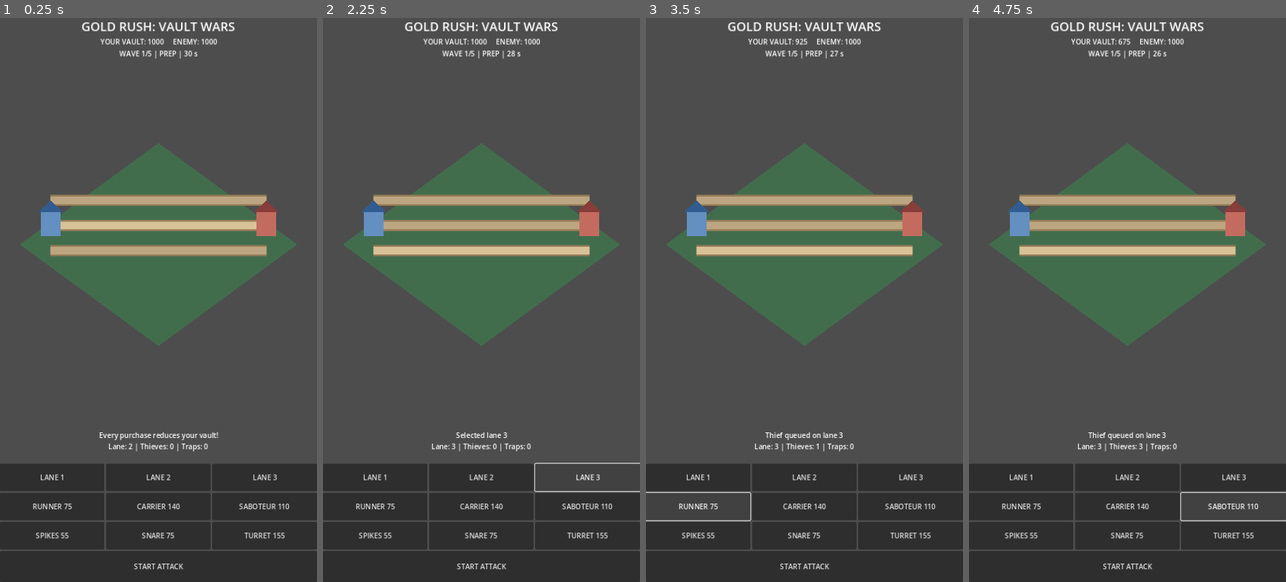
Above: before the commit, frames 1-4 (left to right).
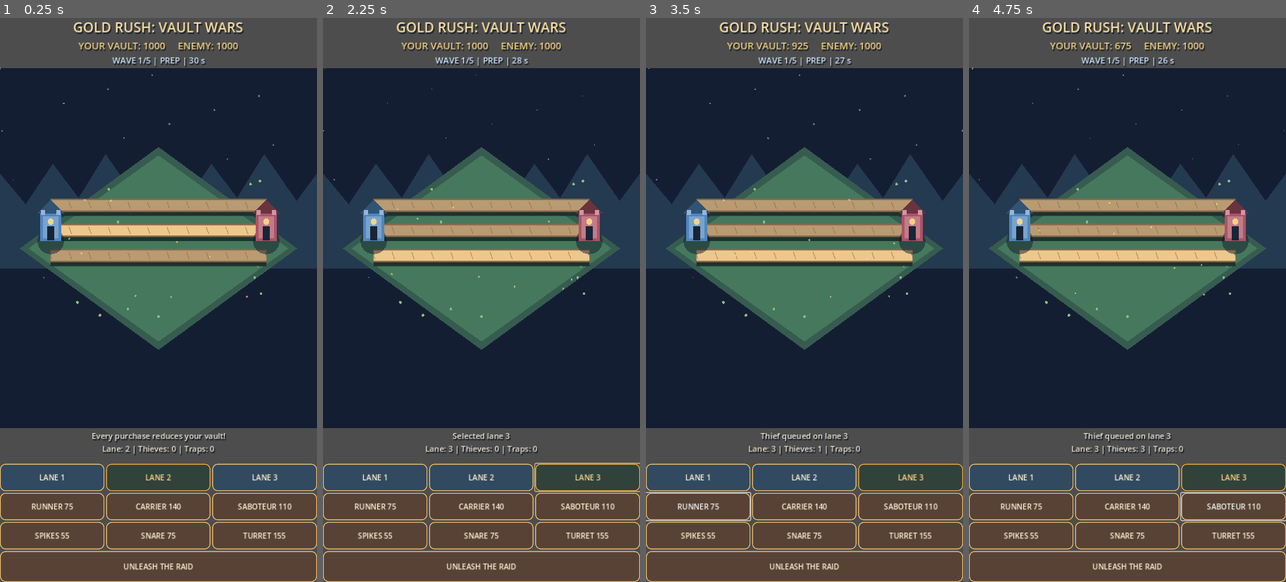
Above: after the commit, the same moments.

Repository: krzych3d/Gold-rush-mobile
Game: Godot game, scene res://main.tscn
Same seed, same stepped clock (60 frames per second), same inputs: the game is played once before the commit and once after it.
Inputs:
- Up to frame 1 (0.25 s): no input
- Up to frame 2 (2.25 s): click "LANE 1" at 0.5 s; click "LANE 2" at 1.25 s; click "LANE 3" at 2 s
- Up to frame 3 (3.5 s): click "RUNNER 75" at 2.75 s
- Up to frame 4 (4.75 s): click "CARRIER 140" at 3.5 s; click "SABOTEUR 110" at 4.25 s

The runs differ from the first frame. In frame 1, 75% of the frame differs, in the area x 0-100%, y 0-100%; in frame 2, 75%; in frame 3, 73%; in frame 4, 74%.

Commit message:
Redesign mobile battlefield with animated fantasy scenery, characters and readable controls

Diff:
--- a/scripts/game.gd
+++ b/scripts/game.gd
@@ -24,6 +24,8 @@
 var info: Label
 var arena: Control
 var controls: Array[Button] = []
+var visual_time := 0.0
+var title_label: Label
 
 func _ready() -> void:
 	rng.randomize()
@@ -31,26 +33,33 @@
 	root.set_anchors_and_offsets_preset(Control.PRESET_FULL_RECT)
 	add_child(root)
 	var title := Label.new()
+	title_label = title
 	title.text = "GOLD RUSH: VAULT WARS"
 	title.horizontal_alignment = HORIZONTAL_ALIGNMENT_CENTER
 	title.add_theme_font_size_override("font_size", 28)
 	root.add_child(title)
+	_style_label(title, 31, Color("ffe2a0"))
 	hud = Label.new()
 	hud.horizontal_alignment = HORIZONTAL_ALIGNMENT_CENTER
 	root.add_child(hud)
+	_style_label(hud, 22, Color("f8d37c"))
 	timer_label = Label.new()
 	timer_label.horizontal_alignment = HORIZONTAL_ALIGNMENT_CENTER
 	root.add_child(timer_label)
+	_style_label(timer_label, 19, Color("d5e8fa"))
 	arena = Control.new()
 	arena.custom_minimum_size = Vector2(0, 570)
 	arena.size_flags_vertical = Control.SIZE_EXPAND_FILL
 	arena.draw.connect(_draw_arena)
 	root.add_child(arena)
+	arena.mouse_filter = Control.MOUSE_FILTER_STOP
+	arena.gui_input.connect(_arena_input)
 	info = Label.new()
 	info.horizontal_alignment = HORIZONTAL_ALIGNMENT_CENTER
 	info.autowrap_mode = TextServer.AUTOWRAP_WORD_SMART
 	info.custom_minimum_size.y = 72
 	root.add_child(info)
+	_style_label(info, 18, Color("f0e7cf"))
 	for labels in [["LANE 1", "LANE 2", "LANE 3"], ["RUNNER 75", "CARRIER 140", "SABOTEUR 110"], ["SPIKES 55", "SNARE 75", "TURRET 155"]]:
 		var row := HBoxContainer.new()
 		root.add_child(row)
@@ -60,6 +69,7 @@
 			button.custom_minimum_size.y = 62
 			button.size_flags_horizontal = Control.SIZE_EXPAND_FILL
 			row.add_child(button)
+			_style_button(button, controls.size() < 3)
 			controls.append(button)
 			if controls.size() <= 3:
 				button.pressed.connect(_select_lane.bind(index))
@@ -71,6 +81,7 @@
 	start.text = "START ATTACK"
 	start.custom_minimum_size.y = 70
 	root.add_child(start)
+	_style_button(start, false)
 	controls.append(start)
 	start.pressed.connect(_start_pressed)
 	var clock := Timer.new()
@@ -154,6 +165,8 @@
 	units.append({"side": side, "lane": path, "kind": kind, "position": offset, "returning": false, "health": 60.0 if kind …(182 unchanged characters)…
 
 func _tick() -> void:
+	visual_time += 0.1
+	arena.queue_redraw()
 	if phase == "END":
 		return
 	remaining -= 0.1
@@ -236,7 +249,9 @@
 	for i in range(3, 9):
 		controls[i].disabled = phase != "PREP"
 	controls[9].disabled = phase == "ATTACK"
-	controls[9].text = "RESTART" if phase == "END" else "START ATTACK" if phase == "PREP" else "ATTACK IN PROGRESS"
+	controls[9].text = "PLAY AGAIN" if phase == "END" else "UNLEASH THE RAID" if phase == "PREP" else "BATTLE IN PROGRESS"
+	for i in 3:
+		controls[i].modulate = Color("ffe29a") if i == lane else Color.WHITE
 	arena.queue_redraw()
 
 func _point(path: int, progress: float, side: int) -> Vector2:
@@ -245,24 +260,104 @@
 	var right := Vector2(arena.size.x * 0.34, -arena.size.y * 0.12 + path * 57.0)
 	return center + (left.lerp(right, progress) if side == 0 else right.lerp(left, progress))
 
+func _style_label(label: Label, font_size: int, color: Color) -> void:
+	label.add_theme_font_size_override("font_size", font_size)
+	label.add_theme_color_override("font_color", color)
+	label.add_theme_color_override("font_shadow_color", Color("101827"))
+	label.add_theme_constant_override("shadow_offset_x", 2)
+	label.add_theme_constant_override("shadow_offset_y", 3)
+
+func _style_button(button: Button, is_lane: bool) -> void:
+	button.add_theme_font_size_override("font_size", 17)
+	button.add_theme_color_override("font_color", Color("fff2d4"))
+	button.add_theme_color_override("font_disabled_color", Color("b1a48c"))
+	for state in ["normal", "hover", "pressed", "disabled"]:
+		var style := StyleBoxFlat.new()
+		style.bg_color = Color("314a60") if is_lane else Color("584235")
+		if state == "pressed":
+			style.bg_color = Color("987041")
+		if state == "disabled":
+			style.bg_color = Color("383b43")
+		style.border_color = Color("e8bb70")
+		style.set_border_width_all(2)
+		style.set_corner_radius_all(12)
+		style.content_margin_left = 3
+		style.content_margin_right = 3
+		button.add_theme_stylebox_override(state, style)
+
+func _arena_input(event: InputEvent) -> void:
+	if event is InputEventScreenTouch and event.pressed:
+		var y: float = event.position.y - arena.size.y * 0.5
+		var selected := clampi(int(round((y + arena.size.y * 0.12) / 57.0)), 0, 2)
+		_select_lane(selected)
+
 func _draw_arena() -> void:
 	var center := arena.size * 0.5
 	var w: float = minf(arena.size.x * 0.47, 315.0)
 	var h: float = minf(arena.size.y * 0.39, 230.0)
-	arena.draw_colored_polygon(PackedVector2Array([center + Vector2(0, -h), center + Vector2(w, 0), center + Vector2(0, h), center + Vector2(-w, 0)]), Color("426d4d"))
+	arena.draw_rect(Rect2(Vector2.ZERO, arena.size), Color("141e32"))
+	# Animated sky, distant mountain silhouettes and drifting stars.
+	for i in 22:
+		var sx := fposmod(float(i * 137) + sin(visual_time * 0.23 + float(i)) * 9.0, arena.size.x)
+		var sy := fposmod(float(i * 79), arena.size.y * 0.62)
+		arena.draw_circle(Vector2(sx, sy), 1.5 + sin(visual_time * 1.8 + float(i)) * 0.7, Color("b8d8ff", 0.48))
+	for i in 7:
+		var mx := float(i) * arena.size.x / 6.0
+		arena.draw_colored_polygon(PackedVector2Array([Vector2(mx - 160, center.y + 45), Vector2(mx, center.y - 170 - float(i % 3) * 22), Vector2(mx + 180, center.y + 45)]), Color("243a50"))
+	arena.draw_colored_polygon(PackedVector2Array([center + Vector2(0, -h), center + Vector2(w, 0), center + Vector2(0, h), center + Vector2(-w, 0)]), Color("365c50"))
+	arena.draw_colored_polygon(PackedVector2Array([center + Vector2(0, -h + 19), center + Vector2(w - 20, 0), center + Vector2(0, h - 19), center + Vector2(-w + 20, 0)]), Color("46785d"))
+	for i in 14:
+		var seed := float(i)
+		var x := center.x + sin(seed * 8.31) * w * 0.74
+		var y := center.y + cos(seed * 3.47) * h * 0.67
+		arena.draw_circle(Vector2(x, y), 3.0, Color("8fba79"))
 	for path in 3:
-		arena.draw_line(_point(path, 0, 0), _point(path, 1, 0), Color("957d57"), 24.0, true)
-		arena.draw_line(_point(path, 0, 0), _point(path, 1, 0), Color("d9c297") if path == lane else Color("bca681"), 16.0, true)
+		var a := _point(path, 0, 0)
+		var b := _point(path, 1, 0)
+		arena.draw_line(a + Vector2(0, 7), b + Vector2(0, 7), Color("1c332e"), 33.0, true)
+		arena.draw_line(a, b, Color("8a674c"), 29.0, true)
+		arena.draw_line(a, b, Color("edc88c") if path == lane else Color("b99b72"), 22.0, true)
+		for j in 12:
+			var p := a.lerp(b, float(j) / 11.0)
+			arena.draw_line(p + Vector2(-3, -8), p + Vector2(3, 8), Color("81664e", 0.5), 2.0)
 	for side in 2:
 		var fort := _point(1, 0, side)
-		arena.draw_rect(Rect2(fort - Vector2(23, 31), Vector2(46, 55)), Color("638fc1") if side == 0 else Color("c46b60"))
-		arena.draw_colored_polygon(PackedVector2Array([fort + Vector2(-28, -31), fort + Vector2(0, -56), fort + Vector2(28, -31)]), Color("315c91") if side == 0 else Color("873d39"))
+		var base_color := Color("4f86bf") if side == 0 else Color("ad5265")
+		_draw_fort(fort, base_color, side)
 		for trap in traps[side]:
 			var p := _point(trap["lane"], 0.67, 1 - side)
 			p.y += float(traps[side].find(trap) % 3 - 1) * 13.0
-			arena.draw_circle(p, 10.0, [Color("bdb7a9"), Color("d7a04d"), Color("5e5f66")][trap["kind"]])
+			arena.draw_circle(p + Vector2(0, 5), 12, Color("142c35", 0.6))
+			arena.draw_circle(p, 10, [Color("bdb7a9"), Color("e5ac4e"), Color("a8a0cf")][trap["kind"]])
+			arena.draw_circle(p + Vector2(-3, -3), 3, Color("fff2cb"))
 	for unit in units:
 		var p := _point(unit["lane"], clampf(unit["position"], 0.0, 1.0), unit["side"])
-		arena.draw_circle(p, 11.0 if unit["kind"] == 1 else 7.0, Color("72c6ff") if unit["side"] == 0 else Color("ff887e"))
-		if unit["carried"] > 0:
-			arena.draw_circle(p + Vector2(8, -8), 4.0, Color("ffdf56"))
+		var bob := sin(visual_time * 10.0 + float(unit["position"]) * 12.0) * 2.0
+		var color := Color("69c9ff") if unit["side"] == 0 else Color("ff8c96")
+		_draw_character(p + Vector2(0, bob), color, unit)
+	for i in 9:
+		var gx := center.x + sin(float(i) * 5.12 + visual_time * 0.7) * w * 0.65
+		var gy := center.y + cos(float(i) * 4.73 + visual_time * 0.4) * h * 0.48
+		arena.draw_circle(Vector2(gx, gy), 2.2, Color("ffdf7a", 0.6))
+
+func _draw_fort(p: Vector2, color: Color, side: int) -> void:
+	arena.draw_circle(p + Vector2(0, 24), 30, Color("101d2a", 0.5))
+	arena.draw_rect(Rect2(p + Vector2(-24, -38), Vector2(48, 62)), color)
+	arena.draw_rect(Rect2(p + Vector2(-18, -32), Vector2(36, 50)), color.lightened(0.24))
+	arena.draw_colored_polygon(PackedVector2Array([p + Vector2(-31, -38), p + Vector2(0, -70), p + Vector2(31, -38)]), color.darkened(0.38))
+	arena.draw_rect(Rect2(p + Vector2(-8, -9), Vector2(16, 32)), Color("182538"))
+	arena.draw_circle(p + Vector2(0, -20), 7, Color("ffdf81", 0.85))
+	for x in [-18, 18]:
+		arena.draw_rect(Rect2(p + Vector2(x - 5, -47), Vector2(10, 12)), color.lightened(0.4))
+
+func _draw_character(p: Vector2, color: Color, unit: Dictionary) -> void:
+	var radius := 13.0 if unit["kind"] == 1 else 10.0
+	arena.draw_circle(p + Vector2(0, 10), radius, Color("101c27", 0.55))
+	arena.draw_circle(p + Vector2(0, 1), radius, color.darkened(0.22))
+	arena.draw_circle(p + Vector2(0, -8), radius * 0.8, Color("f0c4a2"))
+	arena.draw_colored_polygon(PackedVector2Array([p + Vector2(-radius, -9), p + Vector2(0, -radius - 15), p + Vector2(radius, -9)]), color.darkened(0.48))
+	arena.draw_circle(p + Vector2(-3, -8), 1.5, Color("1d2534"))
+	arena.draw_circle(p + Vector2(3, -8), 1.5, Color("1d2534"))
+	if unit["carried"] > 0:
+		arena.draw_circle(p + Vector2(12, -13), 7, Color("eebc48"))
+		arena.draw_circle(p + Vector2(10, -16), 2, Color("fff2a4"))
